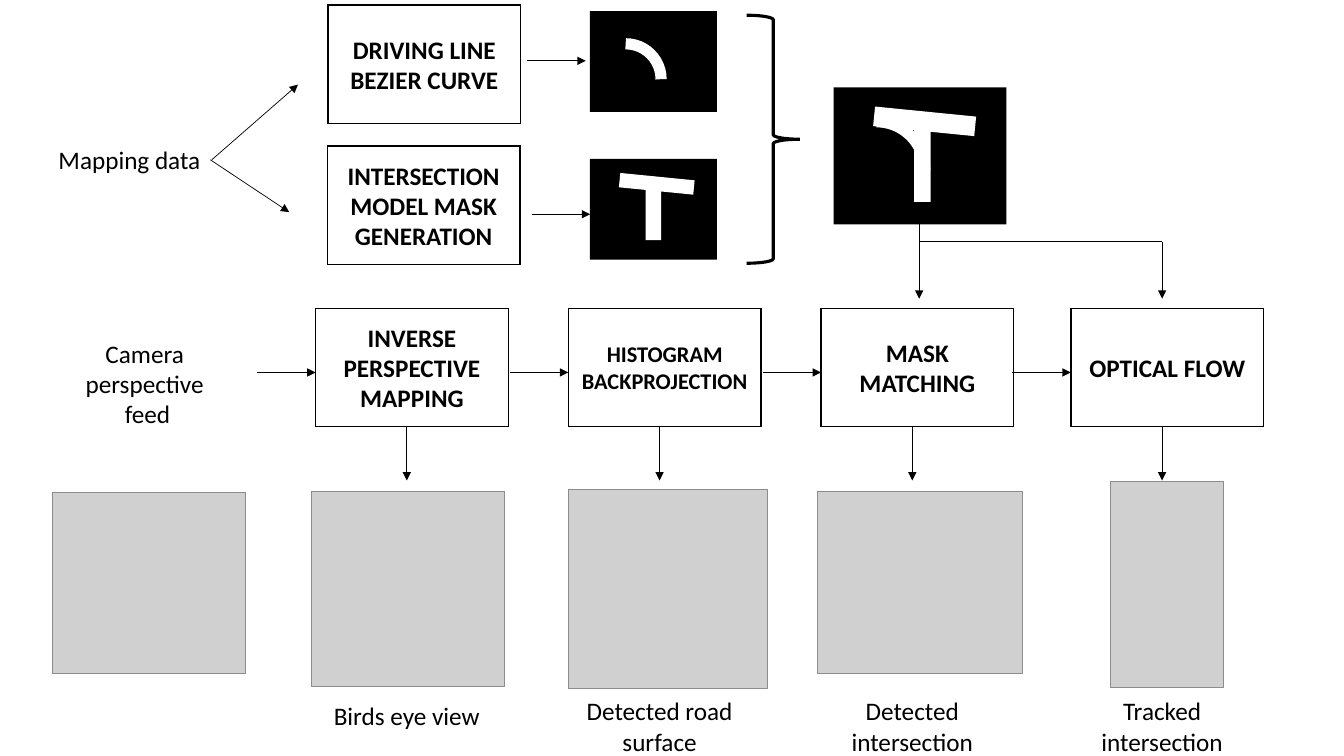
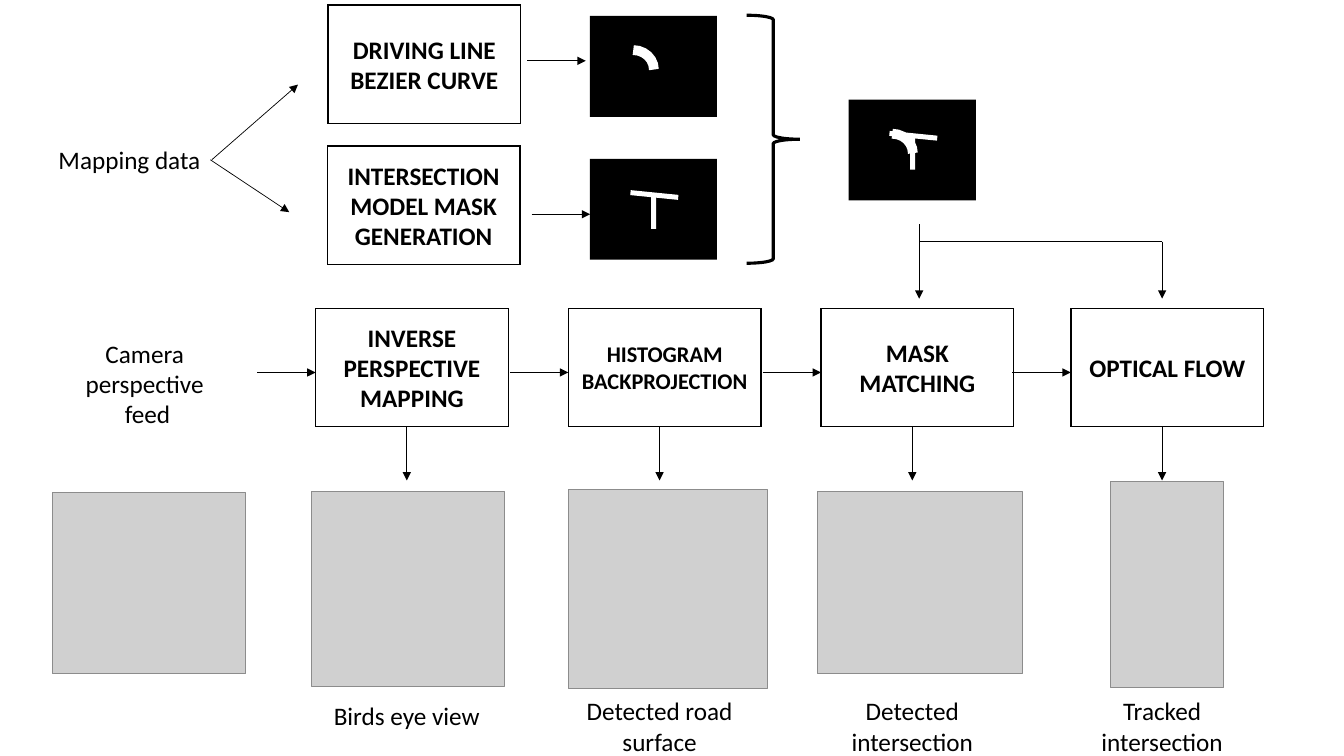
Before and after one commit to MickWPM/Thesis, a slide deck: slide 1 of Docs/Final/systemOverview.pptx. Drawn at 1344x756 pixels with LibreOffice and Linux fonts; fonts in the diff are those of the drawing; grey boxes stand for pictures. Boxes give left, top, right and bottom in pixels: in the first picture for what was removed or moved away, otherwise in the second. Text is boxed around its words. In the diff, an @@ line names an element or a change of style, - is before the commit and + after.

```diff
--- a/Docs/Final/systemOverview.pptx
+++ b/Docs/Final/systemOverview.pptx
@@ rectangle: place and size @@
-rectangle at (590, 11, 717, 112)
+rectangle at (590, 16, 717, 117)
@@ arc (boxed as its full ellipse): place and size @@
-arc (boxed as its full ellipse) at (591, 43, 661, 114)
+arc (boxed as its full ellipse) at (613, 50, 654, 90)
@@ arc (boxed as its full ellipse) at (613, 50, 654, 90): outline #FFFFFF 8 pt to #FFFFFF 7 pt @@
@@ rectangle: place and size @@
-rectangle at (834, 88, 1006, 225)
+rectangle at (849, 100, 976, 201)
@@ arc (boxed as its full ellipse) at (872, 134, 913, 173): outline #FFFFFF 8 pt to #FFFFFF 7 pt @@
@@ arc (boxed as its full ellipse): place and size @@
-arc (boxed as its full ellipse) at (829, 122, 926, 219)
+arc (boxed as its full ellipse) at (872, 134, 913, 173)
@@ rectangle: place and size @@
-rectangle at (873, 107, 977, 137)
+rectangle at (889, 131, 938, 141)
@@ rectangle: place and size @@
-rectangle at (915, 118, 931, 202)
+rectangle at (910, 135, 915, 170)
@@ rectangle: place and size @@
-rectangle at (619, 173, 694, 194)
+rectangle at (630, 190, 679, 200)
@@ rectangle: place and size @@
-rectangle at (646, 182, 661, 240)
+rectangle at (651, 194, 656, 229)
```
Also in this commit, not shown: 1 other file.
